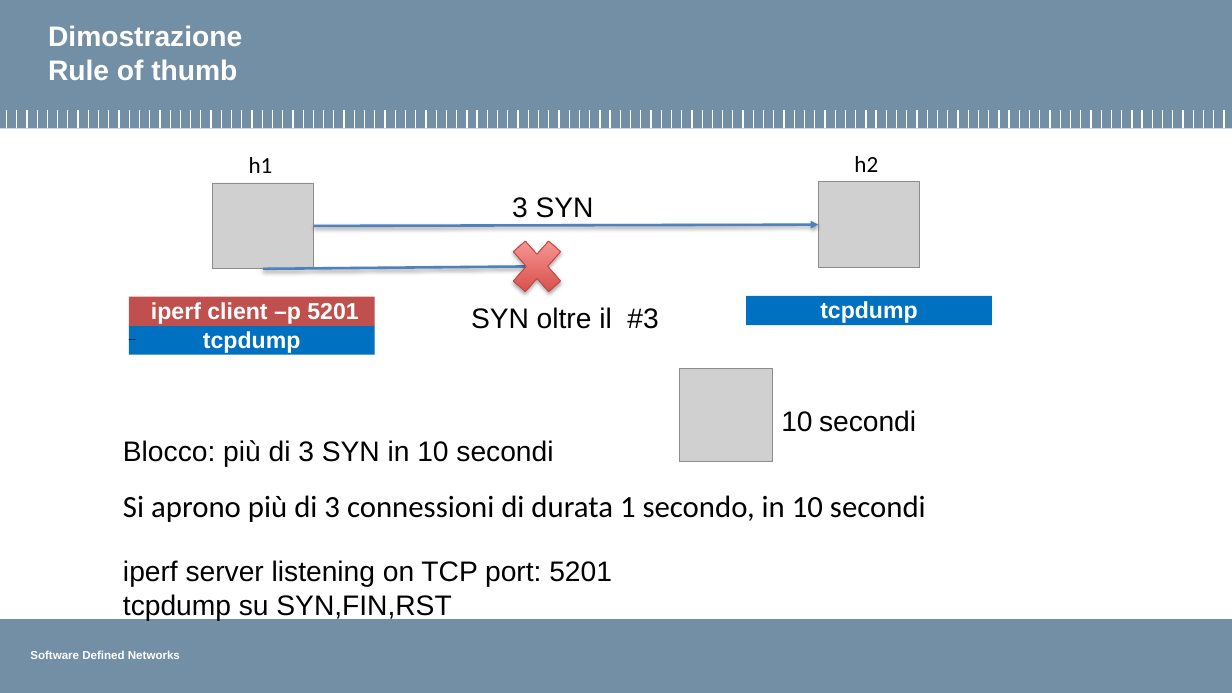
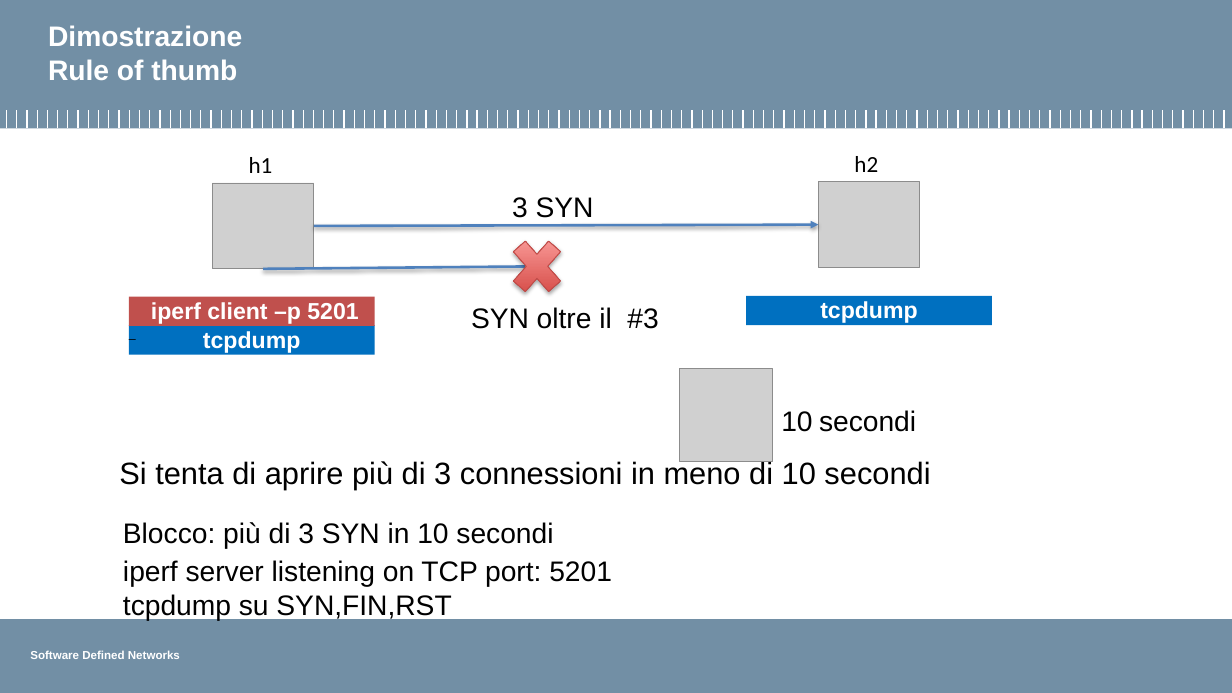
Before and after one commit to pierluigigrossi/progetto-SDN, a slide deck: slide 9 of intermedia8.pptx. Drawn at 1232x693 pixels with LibreOffice and Linux fonts; fonts in the diff are those of the drawing; grey boxes stand for pictures; background and template pictures are left out. Boxes give left, top, right and bottom in pixels: in the first picture for what was removed or moved away, otherwise in the second. Text is boxed around its words. In the diff, an @@ line names an element or a change of style, - is before the commit and + after.

```diff
--- a/intermedia8.pptx
+++ b/intermedia8.pptx
@@ text at (119, 460, 930, 490): text changed; font Calibri to Arial @@
-Si aprono più di 3 connessioni di durata 1 secondo, in 10 secondi
+Si tenta di aprire più di 3 connessioni in meno di 10 secondi
@@ text "Blocco: più di 3 SYN ...": place and size @@
-text "Blocco: più di 3 SYN ..." at (123, 440, 553, 467)
+text "Blocco: più di 3 SYN ..." at (123, 522, 553, 549)
```
Also in this commit, not shown: 3 other slides changed, 2 slides added, 1 slide removed, 1 other file.
